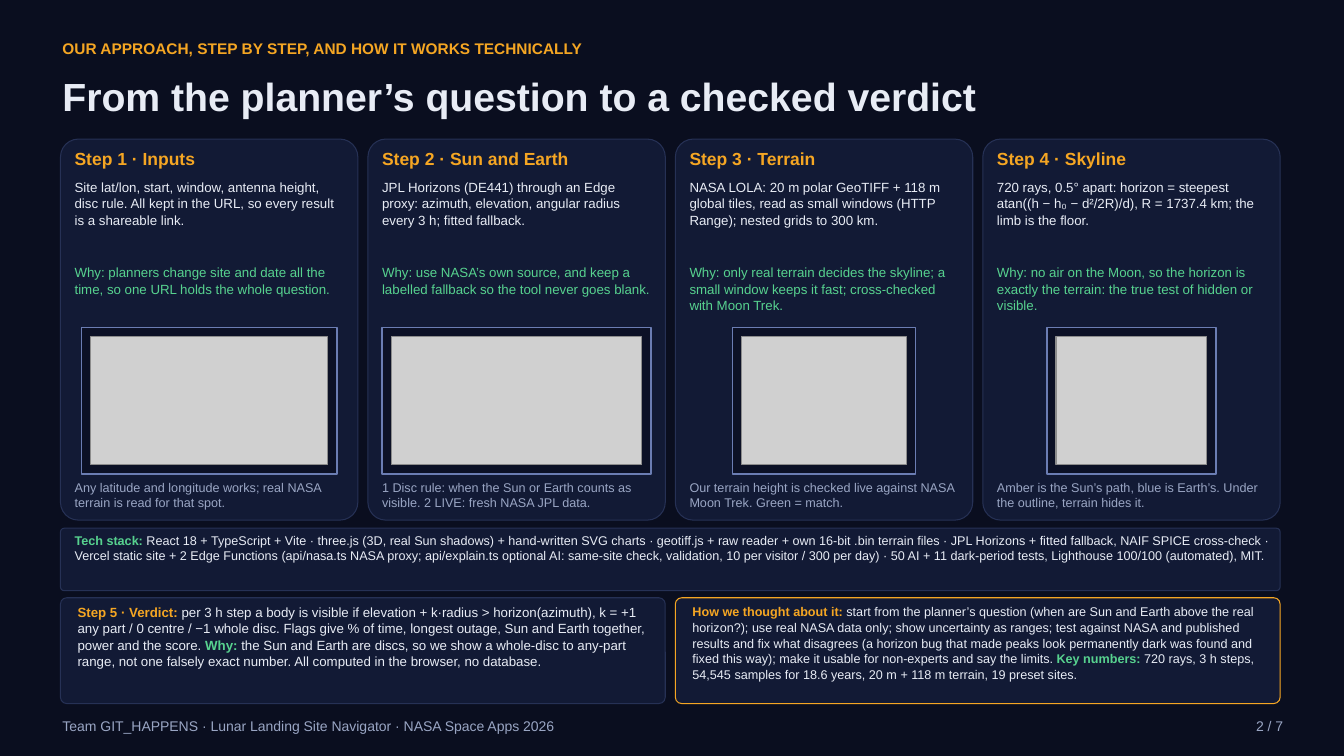
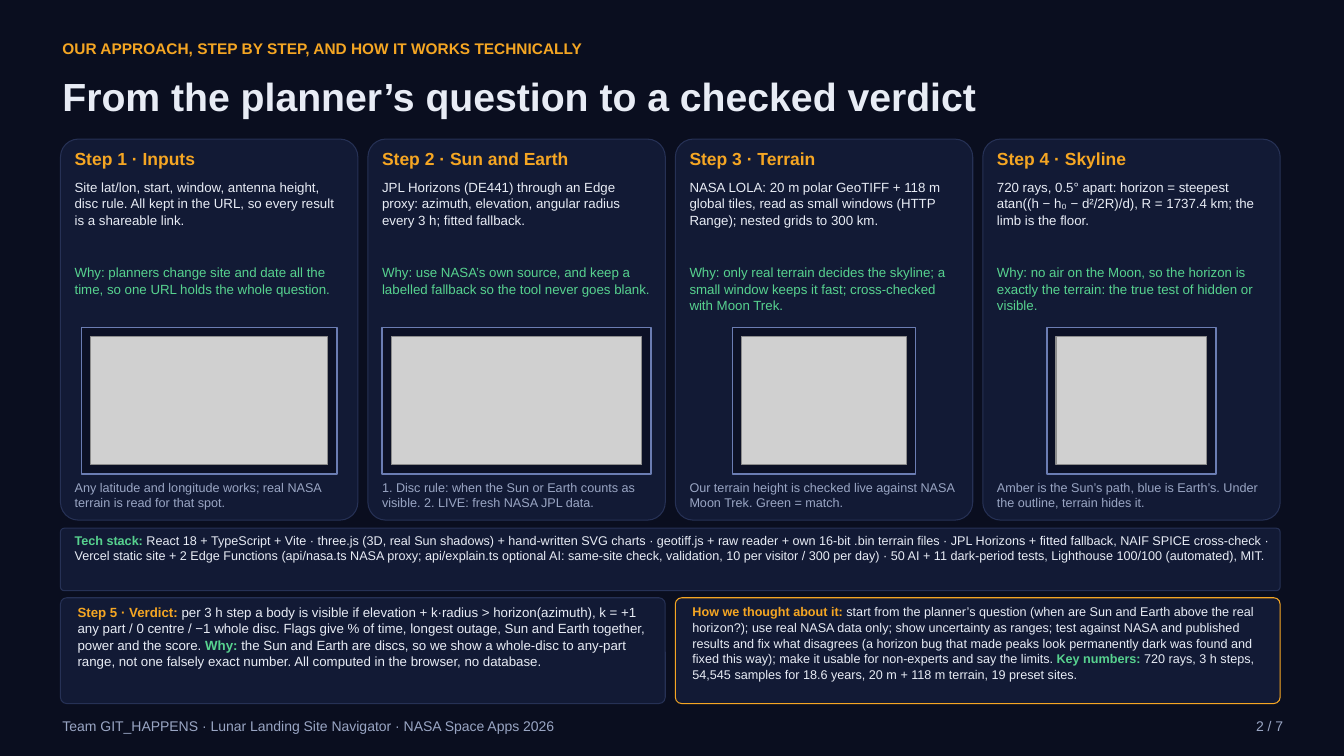
Before and after one commit to Amitrajeetpaul/lunar-landing-site-navigator, a slide deck: slide 2 of docs/GIT_7_SLIDE_PPT.pptx. Drawn at 1344x756 pixels with LibreOffice and Linux fonts; fonts in the diff are those of the drawing; grey boxes stand for pictures. Boxes give left, top, right and bottom in pixels: in the first picture for what was removed or moved away, otherwise in the second. Text is boxed around its words. In the diff, an @@ line names an element or a change of style, - is before the commit and + after.

```diff
--- a/docs/GIT_7_SLIDE_PPT.pptx
+++ b/docs/GIT_7_SLIDE_PPT.pptx
@@ text at (382, 483, 635, 507): text changed @@
-1 Disc rule: when the Sun or Earth counts as visible. 2 LIVE: fresh NASA JPL data.
+1. Disc rule: when the Sun or Earth counts as visible. 2. LIVE: fresh NASA JPL data.
```
Also in this commit, not shown: 2 other slides changed, 1 other file.
